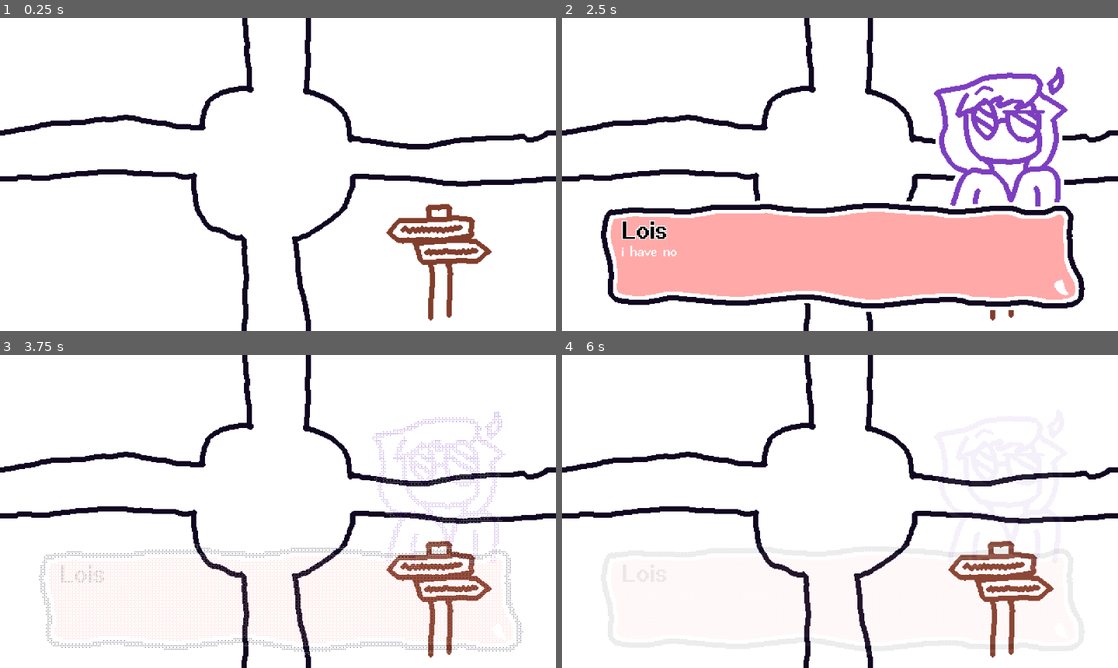
Above: before the commit, frames 1-4 (two rows, left to right).
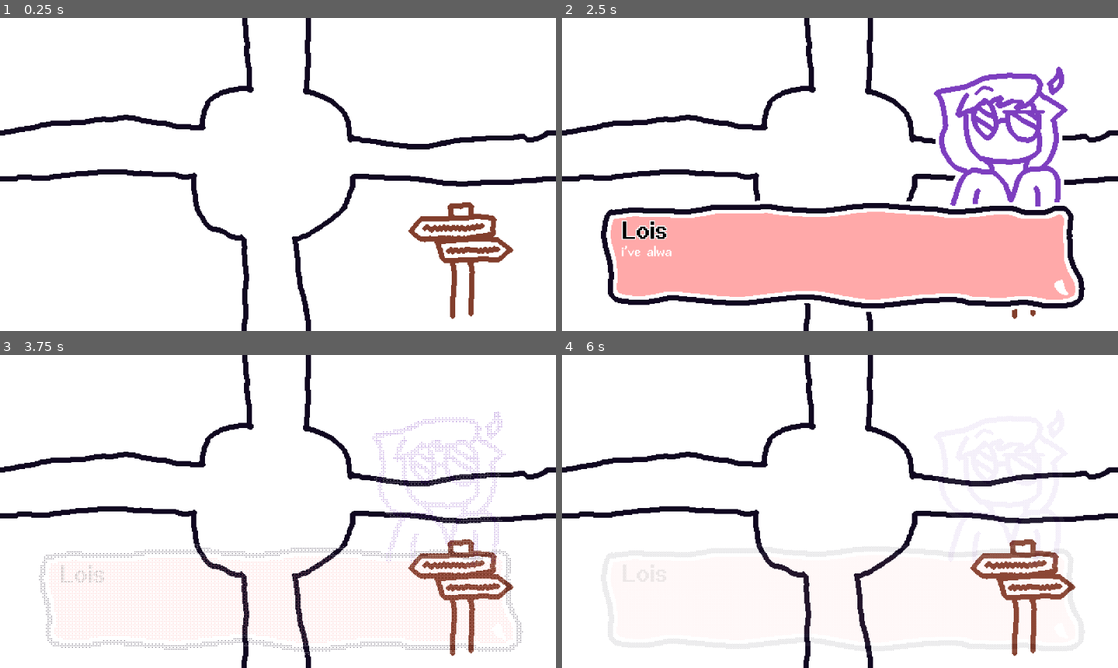
Above: after the commit, the same moments.

Repository: EshanDoes/locate-with-lois
Game: Godot game, scene res://scenes/areas/main.tscn
Two runs of this game, one before a commit and one after it. Both use one fixed random seed, a clock stepped at 60 frames per second and the inputs below. The project has no main scene, so this scene is started directly.
Inputs (mouse positions are in pixels of both pictures, inside the frame that each line leads up to):
- Up to frame 1 (0.25 s): no input
- Up to frame 2 (2.5 s): tap Enter at 0.5 s; drag from (1001, 262) to (895, 105) at 0.52 s; drag from (728, 190) to (812, 237) at 1.27 s; move the mouse to (895, 105) at 2.02 s; hold Right from 2.03 s (still down); tap Alt at 2.1 s; click (895, 105) at 2.17 s
- Up to frame 3 (3.75 s): release Right at 2.75 s; drag from (250, 574) to (111, 464) at 2.77 s; tap Space at 3.5 s; move the mouse to (444, 558) at 3.52 s; hold Left from 3.53 s (still down); hold Middle mouse button (drag_camera) from 3.53 s (still down); click (444, 558) at 3.67 s
- Up to frame 4 (6 s): release Left at 4.25 s; release Middle mouse button (drag_camera) at 4.25 s; drag from (673, 464) to (756, 433) at 4.27 s; move the mouse to (867, 511) at 5.02 s; hold Down 5.03-5.75 s; tap Alt at 5.1 s; click (867, 511) at 5.17 s; drag from (756, 433) to (728, 527) at 5.77 s

The runs differ from the first frame. In frame 1, 2.3% of the frame differs, in the area x 69-93%, y 58-97%; in frame 2, 0.2%; in frame 3, 2.2%; in frame 4, 2.3%.
Error in both runs: Invalid access to property or key 'position' on a base object of type 'InputEventKey'. (res://scripts/camera.gd:10)

Commit message:
Made slight changes to interactables
- Made interactables a class
- Added signals and properties being set when game started
- Made dissapearing actually hide the interactable
- Added Gary
- Added hover cursor for interactables
- Added mouse enter and mouse exit for future effects

Diff:
--- a/dialogue.json
+++ b/dialogue.json
@@ -195,7 +195,7 @@
 			},{
 				"npcTalking": false,
 				"expression": "curious",
-				"dialogue": "i have no idea why they put four locations onto two arrow signs, though. maybe the points were made by accident?"
+				"dialogue": "i've always wondered who decided to put four locations onto two arrow signs, though. maybe the points were made by accident?"
 			}
 		]
 	}
--- a/scenes/areas/main.tscn
+++ b/scenes/areas/main.tscn
@@ -4,9 +4,16 @@
 [ext_resource type="Texture2D" uid="uid://h26xtbuyt37a" path="res://sprites/area/locations/start.png" id="2_las2c"]
 [ext_resource type="Shader" uid="uid://d0536yv3qi8xq" path="res://shaders/transparencydither.gdshader" id="3_68ama"]
 [ext_resource type="Texture2D" uid="uid://dkxmvt31jepuj" path="res://sprites/area/paths/vertical.png" id="3_f5g1q"]
+[ext_resource type="Texture2D" uid="uid://yj7miux2wl7p" path="res://sprites/area/paths/horizontal.png" id="4_1n03n"]
 [ext_resource type="Texture2D" uid="uid://bljxccmfw2itj" path="res://sprites/directions.png" id="4_f5g1q"]
 [ext_resource type="Texture2D" uid="uid://bk73uhsp7psgc" path="res://sprites/area/crossroads/vert-off.png" id="4_gb7al"]
 [ext_resource type="Script" uid="uid://bwoxstj8q4a3b" path="res://scripts/interactable.gd" id="5_gb7al"]
+[ext_resource type="Texture2D" uid="uid://dn50rprdp77vp" path="res://sprites/objects/weedwhacker.png" id="9_gj8ku"]
+[ext_resource type="Texture2D" uid="uid://2ouu6w7bt4ss" path="res://sprites/characters/gary.png" id="10_2pufu"]
+
+[sub_resource type="ShaderMaterial" id="ShaderMaterial_2pufu"]
+shader = ExtResource("3_68ama")
+shader_parameter/intensity = 0.0
 
 [sub_resource type="ShaderMaterial" id="ShaderMaterial_1n03n"]
 shader = ExtResource("3_68ama")
@@ -39,30 +46,63 @@
 [node name="Up Path 1" type="TextureRect" parent="Map" unique_id=1138791252]
 layout_mode = 0
 offset_left = -53.0
-offset_top = -480.0
+offset_top = -380.0
 offset_right = 47.0
 offset_bottom = -180.0
 texture = ExtResource("3_f5g1q")
 stretch_mode = 1
 
-[node name="TextureRect" type="TextureRect" parent="Map" unique_id=197000641]
+[node name="Cave Path" type="TextureRect" parent="Map" unique_id=1155798980]
+layout_mode = 0
+offset_left = 320.0
+offset_top = -70.0
+offset_right = 620.0
+offset_bottom = 30.0
+texture = ExtResource("4_1n03n")
+stretch_mode = 1
+
+[node name="Up Split 1" type="TextureRect" parent="Map" unique_id=197000641]
 layout_mode = 0
 offset_left = -51.0
-offset_top = -580.0
+offset_top = -480.0
 offset_right = 49.0
-offset_bottom = -480.0
+offset_bottom = -380.0
 texture = ExtResource("4_gb7al")
 flip_h = true
 
-[node name="Directions Sign" type="TextureRect" parent="." unique_id=1578069145]
-material = SubResource("ShaderMaterial_1n03n")
+[node name="Directions Sign" type="TextureRect" parent="." unique_id=852597548]
+material = SubResource("ShaderMaterial_2pufu")
 layout_mode = 0
-offset_left = 116.0
-offset_top = 31.0
-offset_right = 256.0
-offset_bottom = 171.0
+offset_left = 141.0
+offset_top = 29.0
+offset_right = 281.0
+offset_bottom = 169.0
+mouse_default_cursor_shape = 2
 texture = ExtResource("4_f5g1q")
 script = ExtResource("5_gb7al")
 dialogueIndex = 7
 
-[connection signal="gui_input" from="Directions Sign" to="Directions Sign" method="_on_gui_input"]
+[node name="Weedwhacker" type="TextureRect" parent="." unique_id=1624504344]
+layout_mode = 0
+offset_left = 204.0
+offset_top = -625.0
+offset_right = 264.0
+offset_bottom = -565.0
+mouse_default_cursor_shape = 2
+texture = ExtResource("9_gj8ku")
+script = ExtResource("5_gb7al")
+dialogueIndex = 6
+dissapearAfterInteract = true
+
+[node name="Gary" type="TextureRect" parent="." unique_id=2010812412]
+material = SubResource("ShaderMaterial_1n03n")
+layout_mode = 0
+offset_left = -87.0
+offset_top = -741.0
+offset_right = 33.0
+offset_bottom = -621.0
+mouse_default_cursor_shape = 2
+texture = ExtResource("10_2pufu")
+script = ExtResource("5_gb7al")
+dialogueIndex = 1
+questTiedTo = "pathToFlashlight"
--- a/scripts/global.gd
+++ b/scripts/global.gd
@@ -16,6 +16,7 @@
 	pass
 
 func _ready():
+	Input.set_custom_mouse_cursor(load("res://sprites/cursor/pointer.png"), Input.CURSOR_POINTING_HAND)
 	overlay.visible = false
 	dialogue.visible = false
 
--- a/scripts/interactable.gd
+++ b/scripts/interactable.gd
@@ -1,8 +1,19 @@
 extends Control
+class_name Interactable
 
 @export var dialogueIndex = 0
 @export var questTiedTo = ""
 @export var dissapearAfterInteract = false
+
+func _ready():
+	self.gui_input.connect(_on_gui_input)
+	self.connect("mouse_entered", _on_mouse_entered)
+	self.connect("mouse_exited", _on_mouse_exited)
+	mouse_default_cursor_shape = Control.CURSOR_POINTING_HAND
+
+	material = ShaderMaterial.new()
+	material.shader = load("res://shaders/transparencydither.gdshader")
+	material.set_shader_parameter("intensity", 0.0)
 
 func _on_gui_input(event: InputEvent):
 	if event is InputEventMouseButton and event.is_pressed() and event.button_index == MouseButton.MOUSE_BUTTON_LEFT:
@@ -17,5 +28,13 @@
 	if self.material != null:
 		var ditherTween = get_tree().create_tween()
 		ditherTween.tween_property(self, "material:shader_parameter/intensity", 1.0, 0.2)
+		await get_tree().create_timer(0.2).timeout
+		self.visible = false
 	else:
 		self.visible = false
+
+func _on_mouse_entered():
+	print("Entered")
+
+func _on_mouse_exited():
+	print("Exited")
Binary file added: sprites/characters/gary.png
Not shown, added: sprites/characters/gary.png.import
Binary file added: sprites/cursor/pointer.png
Not shown, added: sprites/cursor/pointer.png.import
